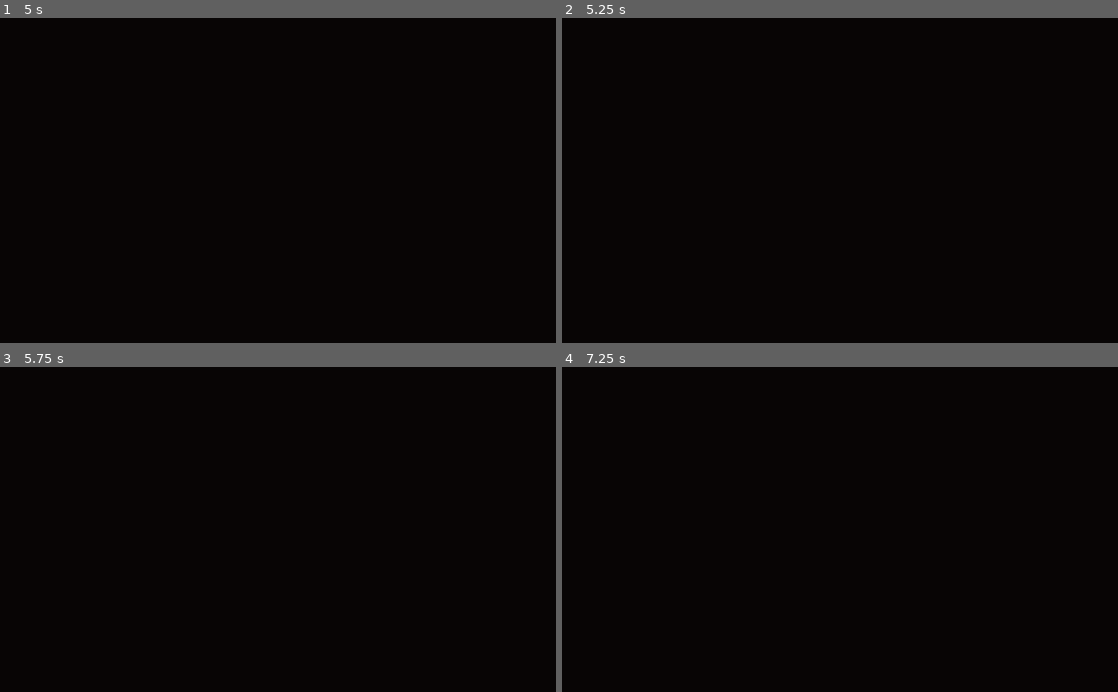
Above: before the commit, frames 1-4 (two rows, left to right).
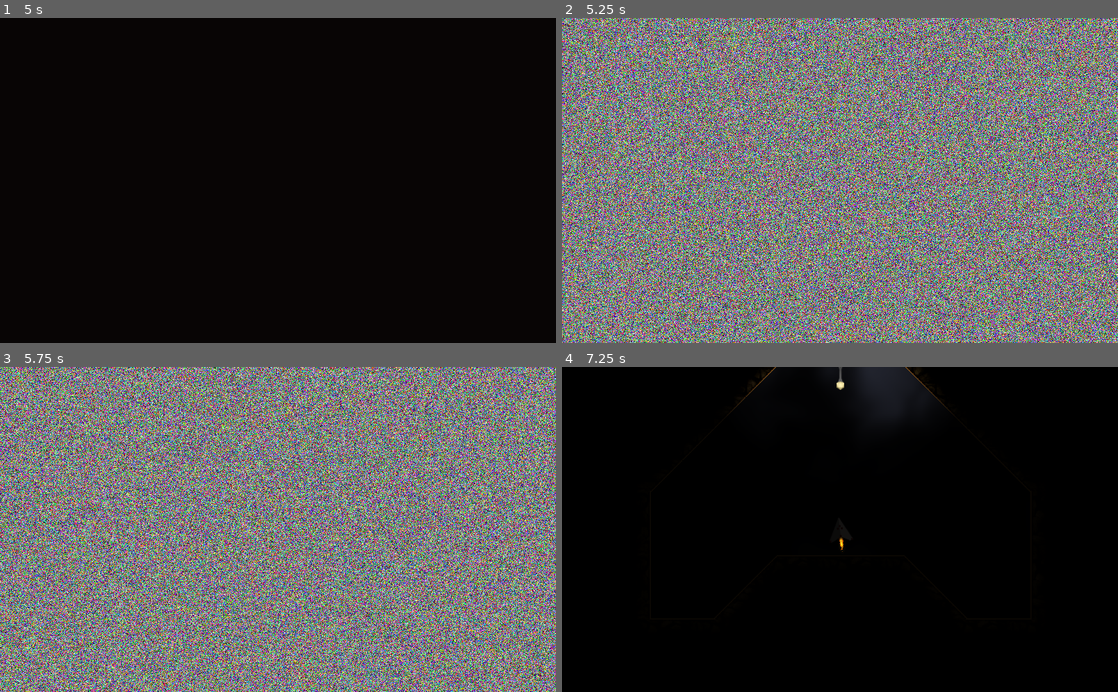
Above: after the commit, the same moments.

Repository: maximinus/scheme7
Game: Godot game, scene res://scenes/Interface/Dialog/Dialog.tscn
Two runs of this game, one before a commit and one after it. Both use one fixed random seed, a clock stepped at 60 frames per second and the inputs below. This scene is started directly instead of the project's main scene. The engine's default icon, where the game draws it, is replaced by a stand-in: a white triangle on a blue panel in a dark square. Sound files missing from this copy of the repository are replaced by a short silence.
Inputs:
- Up to frame 1 (5 s): tap Enter (Enter) at 0.5, 1.25, 1.35, 2, 3.5, 4.25 s; hold D (RightTurn) 0.53-1.28 s; tap Space (FireLaser) at 0.6, 1.55, 2.1, 2.75, 3.05, 3.8, 4.35 s; hold M (download) 1.28-2.03 s; hold D (RightTurn) 2.03-2.78 s; hold W (Thrust) 2.78-3.53 s; tap K (FullBeam) at 2.85 s; hold A (LeftTurn) from 3.53 s (still down); tap L (Lights) at 3.6 s
- Up to frame 2 (5.25 s): release A (LeftTurn) at 5.03 s; hold M (download) from 5.03 s (still down); tap Enter (Enter) at 5.1 s
- Up to frame 3 (5.75 s): keep holding M (download); tap Space (FireLaser) at 5.3 s
- Up to frame 4 (7.25 s): release M (download) at 5.78 s; hold D (RightTurn) 5.78-6.53 s; tap Space (FireLaser) at 5.85, 6.8 s; hold W (Thrust) from 6.53 s (still down); tap K (FullBeam) at 6.6 s

Frame 1 is identical in both runs. In frame 2, 100% of the frame differs, in the area x 0-100%, y 0-100%; in frame 3, 100%; in frame 4, 1.2%.

Commit message:
Added gun objects for ship

Diff:
--- a/Scheme7/code/global/dialog.gd
+++ b/Scheme7/code/global/dialog.gd
@@ -2,8 +2,7 @@
 
 var text = ['Good morning.\nToday we will be conducting the standard startup test.',
 			'This test will determine if your system has been installed correctly so you can begin active service.',
-			'We begin with testing the simpler controls.\nThe L key will cycle through the lights.',
-			'Prepare to be transferred to the test site. \nRemember to test the lights with the L key.']
+			'We begin with testing the simpler controls.\nThe L key will cycle through the lights.']
 
 
 class  Dialog:
--- a/Scheme7/code/global/globals.gd
+++ b/Scheme7/code/global/globals.gd
@@ -1,5 +1,8 @@
 extends Node
 
 # outside influences need to instance this ship and level
-var ship: Ship = Ship.new(Rocket.new(), BatteryCharge.new(), Shield.new())
+var ship: Ship = Ship.new(Rocket.new(),
+						  BatteryCharge.new(),
+						  Shield.new(),
+						  Guns.new())
 var level: Level = Level.new()
--- /dev/null
+++ b/Scheme7/code/ship/guns.gd
@@ -0,0 +1,12 @@
+extends Node
+
+class_name Guns
+
+func _init():
+	pass
+
+func _ready():
+	pass
+
+func canFire():
+	return true
--- /dev/null
+++ b/Scheme7/code/ship/guns_off.gd
@@ -0,0 +1,12 @@
+extends Node
+
+class_name GunsOff
+
+func _init():
+	pass
+
+func _ready():
+	pass
+
+func canFire():
+	return false
--- a/Scheme7/code/ship/ship.gd
+++ b/Scheme7/code/ship/ship.gd
@@ -5,14 +5,16 @@
 var rocket
 var battery
 var shield
+var gun
 
 var last_force: Vector2 = Vector2(0.0, 0.0)
 var position: Vector2 = Vector2(0, 0)
 
-func _init(r, b, s):
+func _init(r, b, s, g):
 	rocket = r
 	battery = b
 	shield = s
+	gun = g
 
 func calculateSystemFailure(_speed: float, _pos: Vector2) -> void:
 	pass
--- a/Scheme7/project.godot
+++ b/Scheme7/project.godot
@@ -30,6 +30,16 @@
 "path": "res://code/ship/fuel_tank_off.gd"
 }, {
 "base": "Node",
+"class": "Guns",
+"language": "GDScript",
+"path": "res://code/ship/guns.gd"
+}, {
+"base": "Node",
+"class": "GunsOff",
+"language": "GDScript",
+"path": "res://code/ship/guns_off.gd"
+}, {
+"base": "Node",
 "class": "Level",
 "language": "GDScript",
 "path": "res://code/level/level.gd"
@@ -74,6 +84,8 @@
 "BatteryChargeOff": "",
 "FuelTank": "",
 "FuelTankOff": "",
+"Guns": "",
+"GunsOff": "",
 "Level": "",
 "Rocket": "",
 "RocketOff": "",
--- a/Scheme7/scenes/Interface/Dialog/Dialog.gd
+++ b/Scheme7/scenes/Interface/Dialog/Dialog.gd
@@ -10,12 +10,17 @@
 var current_status = Status.DRAWING
 
 func _ready():
-	# next is static, then back here
+	# get data ready for when we swap to the baselevel
+	setupShip()
+	# next is static, then to the tutorial level
 	Scenes.addScene('res://scenes/SceneTransitions/Static/Static.tscn')
-	Scenes.addScene('res://scenes/World.tscn')
+	Scenes.addScene('res://scenes/Levels/BaseLevel/BaseLevel.tscn')
 	index = 0
 	dialogs = Dialog.getDialog()
 	displayDialog()
+
+func setupShip():
+	Globals.ship.gun = GunsOff.new()
 
 func _process(_delta):
 	# was the enter key pressed?
--- a/Scheme7/scenes/Interface/Dialog/Dialog.tscn
+++ b/Scheme7/scenes/Interface/Dialog/Dialog.tscn
@@ -246,6 +246,7 @@
 }
 
 [node name="Timer" type="Timer" parent="."]
+wait_time = 0.8
 one_shot = true
 [connection signal="tween_completed" from="Main/Margin/Text/Tween" to="." method="_on_Tween_tween_completed"]
 [connection signal="timeout" from="Timer" to="." method="_on_Timer_timeout"]
--- a/Scheme7/scenes/Levels/BaseLevel/BaseLevel.tscn
+++ b/Scheme7/scenes/Levels/BaseLevel/BaseLevel.tscn
@@ -88,7 +88,6 @@
 [node name="SimpleLight" parent="Lights" instance=ExtResource( 2 )]
 position = Vector2( 512, 64 )
 rotation = 3.14159
-cycle_length = 5.0
 strength = 1.5
 direction = 1
 
--- a/Scheme7/scenes/Player/Player.gd
+++ b/Scheme7/scenes/Player/Player.gd
@@ -120,7 +120,8 @@
 
 func checkLaser() -> void:
 	if Input.is_action_just_pressed('FireLaser'):
-		emit_signal('laser_fire')
+		if ship.gun.canFire() == true:
+			emit_signal('laser_fire')
 
 func checkLights() -> void:
 	# no charge? turn off the lights and ignore everything else
--- a/Scheme7/scenes/SceneTransitions/Static/Static.tscn
+++ b/Scheme7/scenes/SceneTransitions/Static/Static.tscn
@@ -67,6 +67,7 @@
 autoplay = true
 
 [node name="Timer" type="Timer" parent="."]
+wait_time = 0.8
 one_shot = true
 autostart = true
 [connection signal="timeout" from="Timer" to="." method="_on_Timer_timeout"]
